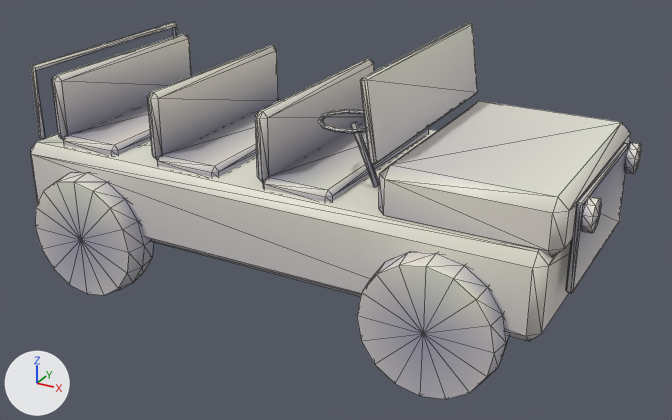
The glTF model jyotsna-mahal/models/jeep.glb: old version first, new version second.
Camera for both pictures: a 50 mm camera at (2.73, -4.71, 2.86) aimed at (0.18, -0.07, 0.54). Every picture has the same lights, and +X, +Y and +Z are marked at lower left. The older version comes first. Mesh edges are drawn as thin lines. Where no turn or scale is listed for an object, it has been applied to the vertices. Vertices at exactly the same position are counted once.

Names of what the first picture shows: 'body'.
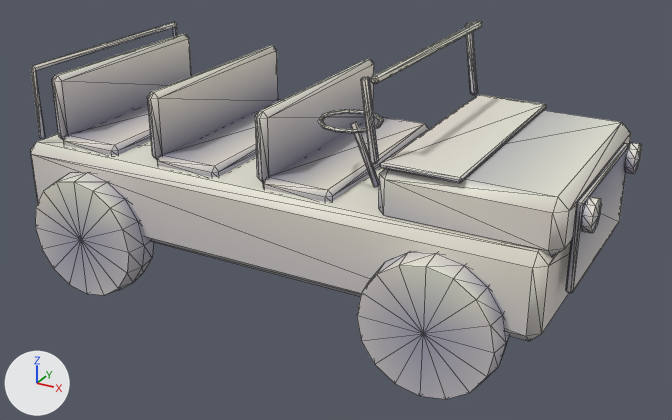
Edits to the scene script, one JSON object a line:
```json
{"block": "me_body", "where": "# used by ob_body; location = (0.0, 0.0, 0.0)"}
{"op": "remove", "block": "me_body", "code": "me_body.from_pydata(...)  # 579 vertices, 1082 faces; spans x -1.7..1.85, y -0.92..0.92, z -0.02..1.6"}
{"op": "add", "block": "me_body", "code": "me_body.from_pydata(...)  # 651 vertices, 1214 faces; spans x -1.7..1.85, y -0.92..0.92, z -0.02..1.62"}
{"block": "me_body", "change": "me_body part 1: the loose piece of 24 vertices spanning x 0.67..0.77, y -0.73..0.72, z 1.16..1.6 is copied, and the copy is scaled about its middle by (1, 0.0186, 1), then moved by (0.0, -0.7, 0.0); it spans x 0.67..0.77, y -0.72..-0.68, z 1.16..1.6"}
{"block": "me_body", "change": "me_body part 2: the loose piece of 24 vertices spanning x 1.74..1.78, y -0.5..0.5, z 0.57..1.07 is copied, and the copy is scaled about its middle by (0.99, 1.46, 0.0546), then moved by (-1.01, 0.0, 0.78); it spans x 0.73..0.77, y -0.73..0.72, z 1.58..1.62"}
{"block": "me_body", "change": "me_body part 3: a new loose piece of 24 vertices spanning x 0.77..1.23, y -0.7..0.7, z 1.13..1.17, in mat_trim"}
{"block": "me_body", "change": "me_body part 4"}
{"block": "me_body", "change": "12 vertices are removed from x 0.67..0.77, y -0.73..-0.72, z 1.16..1.6"}
{"block": "me_body", "change": "30 faces are deleted"}
{"block": "me_body", "change": "12 vertices are added at x 0.67..0.77, y 0.68..0.69, z 1.16..1.6"}
{"block": "me_body", "change": "30 new faces join them, mat_trim"}
{"block": "me_body", "change": "me_body part 5: 162 kept faces spanning x 0.06..1.69, y -0.92..0.72, z 0.65..1.6 get new vertex colours"}
```

Pixel boxes [x1, y1, x2, y2] of what changed, in the pictures (672 x 420 px; the box of a moved part takes in the faces that stretch with it):
```json
{"object": "body", "change": "reshaped", "before": [31, 22, 641, 399], "after": [31, 21, 641, 399]}
{"part": 1, "of": "me_body", "change": "added", "after": [361, 76, 379, 164]}
{"part": 2, "of": "me_body", "change": "added", "after": [371, 21, 482, 84]}
{"part": 3, "of": "me_body", "change": "added", "after": [380, 94, 547, 183]}
{"part": 4, "of": "me_body", "change": "moved or reshaped", "before": [360, 23, 478, 164], "after": [465, 23, 477, 95]}
{"part": 5, "of": "me_body", "change": "recoloured", "before": [319, 101, 590, 190], "after": [319, 109, 590, 190]}
```
